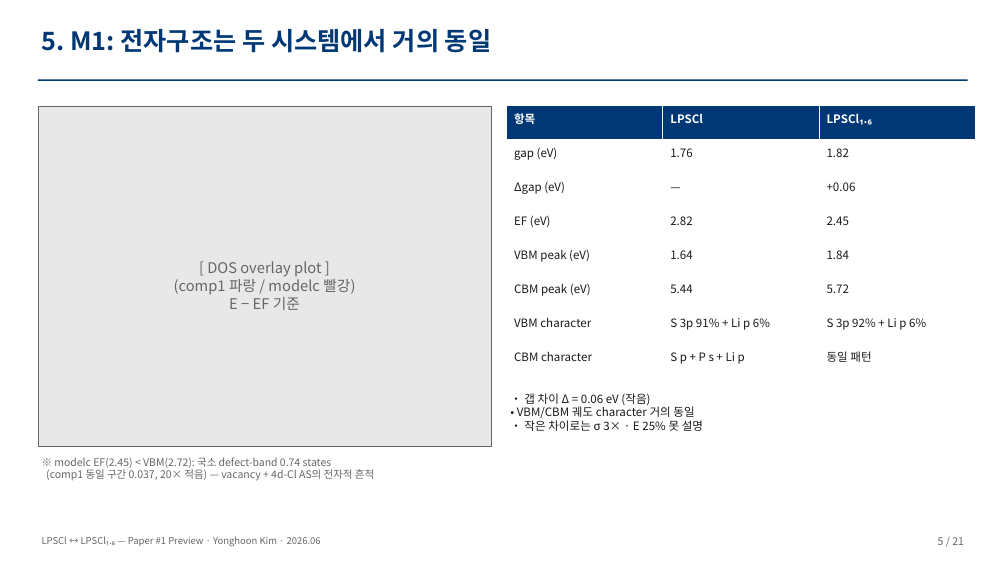
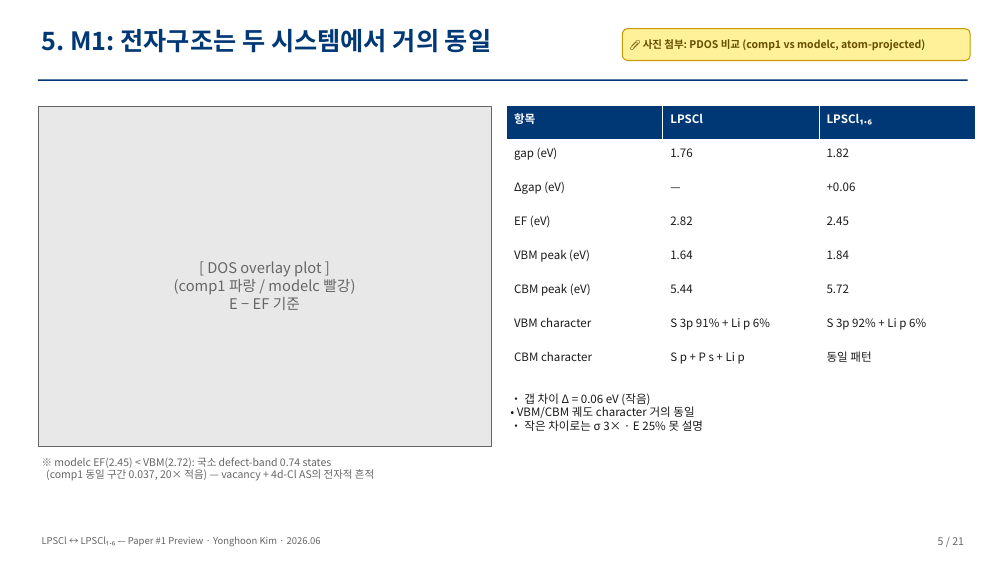
Before and after one commit to yonghoon7153-source/Yonghoon-DEM-DFT, a slide deck: slide 5 of kb/papers/lpscl_vs_lpscl16_seminar_v1.pptx. Drawn at 1008x567 pixels with LibreOffice and Linux fonts; fonts in the diff are those of the drawing. Boxes give left, top, right and bottom in pixels: in the first picture for what was removed or moved away, otherwise in the second. Text is boxed around its words. In the diff, an @@ line names an element or a change of style, - is before the commit and + after.

```diff
--- a/kb/papers/lpscl_vs_lpscl16_seminar_v1.pptx
+++ b/kb/papers/lpscl_vs_lpscl16_seminar_v1.pptx
@@ rounded rectangle added at (x1=622, y1=29, x2=970, y2=60), fill #FFF19A, outline #C89A00 1 pt, 10 pt, text #664D00, bold @@
+📎 사진 첨부: PDOS 비교 (comp1 vs modelc, atom-projected)
```
Also in this commit, not shown: 21 other slides changed, 1 other file.
